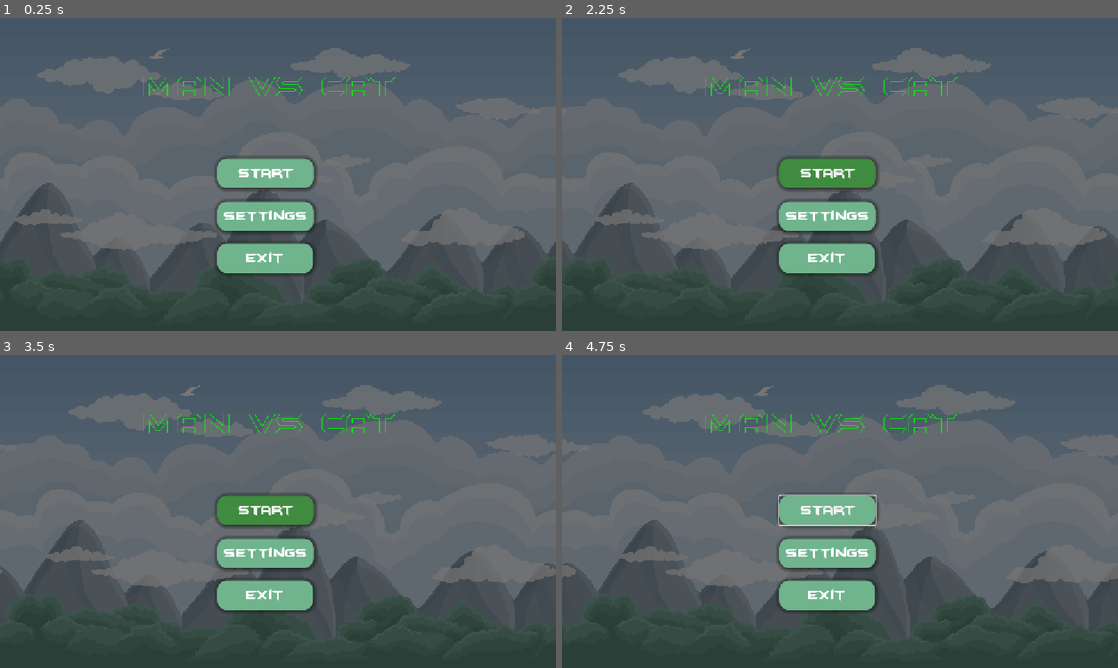
Above: before the commit, frames 1-4 (two rows, left to right).
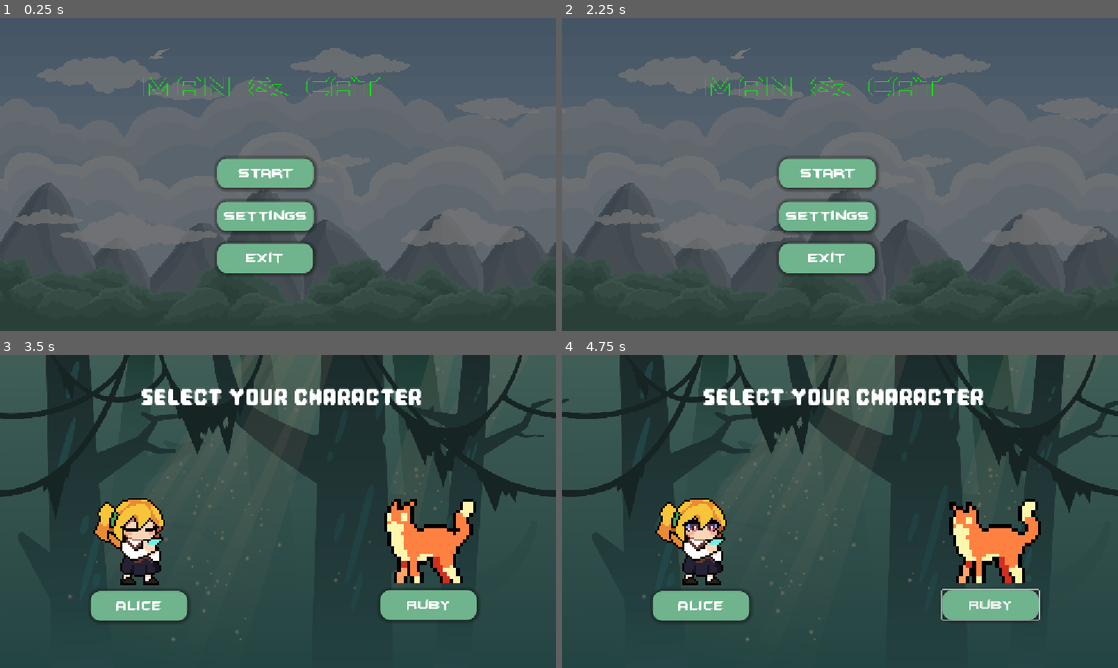
Above: after the commit, the same moments.

Repository: gunjit-gyawali/Man_-_Cat
Game: Godot game, scene res://scenes/main_menu.tscn
Two runs of this game, one before a commit and one after it. Both use one fixed random seed, a clock stepped at 60 frames per second and the inputs below.
Inputs (mouse positions are in pixels of both pictures, inside the frame that each line leads up to):
- Up to frame 1 (0.25 s): no input
- Up to frame 2 (2.25 s): click "Settings" at 0.5 s; click "Start" at 1.25 s; click "Start" at 2 s
- Up to frame 3 (3.5 s): click "Start" (after the commit: "Alice") at 2.75 s
- Up to frame 4 (4.75 s): click (990, 605) at 3.5 s, where only the run after the commit has a clickable "Ruby"; tap Enter at 4.25 s; move the mouse to (962, 495) at 4.27 s; hold Right from 4.28 s (still down); tap Alt at 4.35 s; click (962, 495) at 4.42 s

The runs differ from the first frame. In frame 1, 0.3% of the frame differs, in the area x 44-72%, y 18-25%; in frame 2, 1.8%; in frame 3, 72%; in frame 4, 73%, in the area x 0-100%, y 0-93%.

Commit message:
Character Selection

Diff:
--- a/project.godot
+++ b/project.godot
@@ -15,6 +15,10 @@
 config/features=PackedStringArray("4.7", "Forward Plus")
 config/icon="res://icon.svg"
 
+[autoload]
+
+Transtion="*uid://ch542eewdvjtc"
+
 [display]
 
 window/stretch/mode="canvas_items"
--- /dev/null
+++ b/scenes/character_body_2d.tscn
@@ -0,0 +1,57 @@
+[gd_scene format=3 uid="uid://cv4liyxksxwlp"]
+
+[ext_resource type="Texture2D" uid="uid://ckcgilh36ik1y" path="res://Assets/craftpix-net-610575-free-street-animal-pixel-art-asset-pack/3 Cat/Idle.png" id="1_lj8jo"]
+
+[sub_resource type="AtlasTexture" id="AtlasTexture_g2brh"]
+atlas = ExtResource("1_lj8jo")
+region = Rect2(0, 0, 48, 48)
+
+[sub_resource type="AtlasTexture" id="AtlasTexture_dn4c7"]
+atlas = ExtResource("1_lj8jo")
+region = Rect2(48, 0, 48, 48)
+
+[sub_resource type="AtlasTexture" id="AtlasTexture_4vejd"]
+atlas = ExtResource("1_lj8jo")
+region = Rect2(96, 0, 48, 48)
+
+[sub_resource type="AtlasTexture" id="AtlasTexture_ws0vm"]
+atlas = ExtResource("1_lj8jo")
+region = Rect2(144, 0, 48, 48)
+
+[sub_resource type="SpriteFrames" id="SpriteFrames_yw88p"]
+animations = [{
+"frames": [{
+"duration": 1.0,
+"texture": SubResource("AtlasTexture_g2brh")
+}, {
+"duration": 1.0,
+"texture": SubResource("AtlasTexture_dn4c7")
+}, {
+"duration": 1.0,
+"texture": SubResource("AtlasTexture_4vejd")
+}, {
+"duration": 1.0,
+"texture": SubResource("AtlasTexture_ws0vm")
+}],
+"loop": 1,
+"name": &"Cat_idle",
+"speed": 5.0
+}]
+
+[sub_resource type="CircleShape2D" id="CircleShape2D_a6whi"]
+radius = 88.814415
+
+[node name="Cat" type="CharacterBody2D" unique_id=73532615]
+
+[node name="AnimatedSprite2D" type="AnimatedSprite2D" parent="." unique_id=2004780765]
+position = Vector2(138.99998, 158)
+scale = Vector2(6.7916665, 7.5833325)
+sprite_frames = SubResource("SpriteFrames_yw88p")
+animation = &"Cat_idle"
+autoplay = "Cat_idle"
+frame_progress = 0.7623671
+flip_h = true
+
+[node name="CollisionShape2D" type="CollisionShape2D" parent="." unique_id=992242172]
+position = Vector2(165, 260)
+shape = SubResource("CircleShape2D_a6whi")
--- /dev/null
+++ b/scenes/character_selection.tscn
@@ -0,0 +1,136 @@
+[gd_scene format=3 uid="uid://btk852xihgx0p"]
+
+[ext_resource type="Script" uid="uid://bjgkp8pgie1jg" path="res://scripts/character-selection-background.gd" id="1_l56u2"]
+[ext_resource type="Texture2D" uid="uid://6ibrv1qg8338" path="res://Assets/craftpix-891911-jungle-platformer-2d-game-tileset/PNG/Background/Cartoon Jungle Game Tileset_Background - Layer 00.png" id="1_o5bvq"]
+[ext_resource type="Texture2D" uid="uid://c2e2ewdtx4w38" path="res://Assets/craftpix-891911-jungle-platformer-2d-game-tileset/PNG/Background/Cartoon Jungle Game Tileset_Background - Layer 01.png" id="2_l56u2"]
+[ext_resource type="FontFile" uid="uid://do3mcljd43b8e" path="res://Assets/fonts/Pixel Game.otf" id="4_cqj7k"]
+[ext_resource type="PackedScene" uid="uid://cv4liyxksxwlp" path="res://scenes/character_body_2d.tscn" id="5_7xed0"]
+[ext_resource type="PackedScene" uid="uid://ra1ovd8ee0rp" path="res://scenes/girl.tscn" id="6_wh1ae"]
+[ext_resource type="FontFile" uid="uid://b05u5gj7r1w1b" path="res://Assets/Main Menu/batmfa__.ttf" id="7_iixut"]
+
+[sub_resource type="StyleBoxTexture" id="StyleBoxTexture_yw88p"]
+texture = ExtResource("1_o5bvq")
+
+[sub_resource type="StyleBoxTexture" id="StyleBoxTexture_o5bvq"]
+texture = ExtResource("2_l56u2")
+
+[sub_resource type="LabelSettings" id="LabelSettings_o5bvq"]
+font = ExtResource("4_cqj7k")
+font_size = 68
+
+[sub_resource type="StyleBoxFlat" id="StyleBoxFlat_v724p"]
+bg_color = Color(0.43601397, 0.7051334, 0.55351, 1)
+corner_radius_top_left = 20
+corner_radius_top_right = 20
+corner_radius_bottom_right = 20
+corner_radius_bottom_left = 20
+shadow_color = Color(0.09239707, 0.09239706, 0.09239706, 0.6)
+shadow_size = 9
+shadow_offset = Vector2(1, 1)
+
+[sub_resource type="StyleBoxFlat" id="StyleBoxFlat_7rsvw"]
+bg_color = Color(0.0245942, 0.41653258, 0.024844708, 1)
+corner_radius_top_left = 20
+corner_radius_top_right = 20
+corner_radius_bottom_right = 20
+corner_radius_bottom_left = 20
+shadow_color = Color(0.09239707, 0.09239706, 0.09239706, 0.6)
+shadow_size = 9
+shadow_offset = Vector2(1, 1)
+
+[sub_resource type="StyleBoxFlat" id="StyleBoxFlat_y8tcv"]
+bg_color = Color(0.2470831, 0.5448225, 0.24583673, 1)
+corner_radius_top_left = 20
+corner_radius_top_right = 20
+corner_radius_bottom_right = 20
+corner_radius_bottom_left = 20
+shadow_color = Color(0.09239707, 0.09239706, 0.09239706, 0.6)
+shadow_size = 9
+shadow_offset = Vector2(1, 1)
+
+[node name="Character-Selection" type="Node2D" unique_id=1346005313]
+position = Vector2(-1, 0)
+
+[node name="Background" type="Sprite2D" parent="." unique_id=440023007]
+script = ExtResource("1_l56u2")
+
+[node name="Panel" type="Panel" parent="Background" unique_id=1403307796]
+offset_left = -1.0
+offset_top = -1.0
+offset_right = 1154.0
+offset_bottom = 650.0
+theme_override_styles/panel = SubResource("StyleBoxTexture_yw88p")
+
+[node name="Panel3" type="Panel" parent="Background" unique_id=2005973065]
+offset_left = -1.0
+offset_top = -1.0
+offset_right = 1154.0
+offset_bottom = 650.0
+theme_override_styles/panel = SubResource("StyleBoxTexture_o5bvq")
+
+[node name="Panel5" type="Panel" parent="Background" unique_id=714027387]
+offset_left = -1156.0
+offset_right = -1.0
+offset_bottom = 651.0
+theme_override_styles/panel = SubResource("StyleBoxTexture_yw88p")
+
+[node name="Panel4" type="Panel" parent="Background" unique_id=712716088]
+offset_left = -1156.0
+offset_top = -1.0
+offset_right = -1.0
+offset_bottom = 650.0
+theme_override_styles/panel = SubResource("StyleBoxTexture_o5bvq")
+
+[node name="Panel2" type="Panel" parent="." unique_id=59348020]
+offset_left = -15.0
+offset_top = -5.0
+offset_right = 1159.0
+offset_bottom = 653.0
+
+[node name="Name" type="Label" parent="." unique_id=152800440]
+anchors_preset = 15
+anchor_right = 1.0
+anchor_bottom = 1.0
+offset_left = 292.0
+offset_top = 56.0
+offset_right = 876.0
+offset_bottom = 126.0
+grow_horizontal = 2
+grow_vertical = 2
+text = "Select Your Character"
+label_settings = SubResource("LabelSettings_o5bvq")
+
+[node name="Cat" parent="." unique_id=73532615 instance=ExtResource("5_7xed0")]
+position = Vector2(726, 132)
+
+[node name="Girl" parent="." unique_id=1211583693 instance=ExtResource("6_wh1ae")]
+position = Vector2(85, 17)
+
+[node name="Start" type="Button" parent="." unique_id=570551343]
+offset_left = 189.0
+offset_top = 489.0
+offset_right = 389.0
+offset_bottom = 550.0
+theme_override_colors/font_color = Color(1, 1, 1, 1)
+theme_override_fonts/font = ExtResource("7_iixut")
+theme_override_font_sizes/font_size = 28
+theme_override_styles/normal = SubResource("StyleBoxFlat_v724p")
+theme_override_styles/pressed = SubResource("StyleBoxFlat_7rsvw")
+theme_override_styles/hover = SubResource("StyleBoxFlat_y8tcv")
+text = "Alice"
+
+[node name="Start2" type="Button" parent="." unique_id=1547432721]
+offset_left = 789.0
+offset_top = 487.0
+offset_right = 989.0
+offset_bottom = 548.0
+theme_override_colors/font_color = Color(1, 1, 1, 1)
+theme_override_fonts/font = ExtResource("7_iixut")
+theme_override_font_sizes/font_size = 28
+theme_override_styles/normal = SubResource("StyleBoxFlat_v724p")
+theme_override_styles/pressed = SubResource("StyleBoxFlat_7rsvw")
+theme_override_styles/hover = SubResource("StyleBoxFlat_y8tcv")
+text = "Ruby"
+
+[connection signal="pressed" from="Start" to="Start" method="_on_pressed"]
+[connection signal="pressed" from="Start2" to="Start2" method="_on_pressed"]
--- /dev/null
+++ b/scenes/girl.tscn
@@ -0,0 +1,69 @@
+[gd_scene format=3 uid="uid://ra1ovd8ee0rp"]
+
+[ext_resource type="Texture2D" uid="uid://dwf86g8p2u8jj" path="res://Assets/craftpix-net-793515-free-tiny-schoolgirl-pixel-art-sprite-pack/Schoolgirl_1/Idle.png" id="1_jetl1"]
+
+[sub_resource type="AtlasTexture" id="AtlasTexture_eninh"]
+atlas = ExtResource("1_jetl1")
+region = Rect2(0, 0, 128, 128)
+
+[sub_resource type="AtlasTexture" id="AtlasTexture_3g50u"]
+atlas = ExtResource("1_jetl1")
+region = Rect2(128, 0, 128, 128)
+
+[sub_resource type="AtlasTexture" id="AtlasTexture_3h4fo"]
+atlas = ExtResource("1_jetl1")
+region = Rect2(256, 0, 128, 128)
+
+[sub_resource type="AtlasTexture" id="AtlasTexture_3c2jt"]
+atlas = ExtResource("1_jetl1")
+region = Rect2(384, 0, 128, 128)
+
+[sub_resource type="AtlasTexture" id="AtlasTexture_d4rsq"]
+atlas = ExtResource("1_jetl1")
+region = Rect2(512, 0, 128, 128)
+
+[sub_resource type="AtlasTexture" id="AtlasTexture_vlhqa"]
+atlas = ExtResource("1_jetl1")
+region = Rect2(640, 0, 128, 128)
+
+[sub_resource type="SpriteFrames" id="SpriteFrames_yw88p"]
+animations = [{
+"frames": [{
+"duration": 1.0,
+"texture": SubResource("AtlasTexture_eninh")
+}, {
+"duration": 1.0,
+"texture": SubResource("AtlasTexture_3g50u")
+}, {
+"duration": 1.0,
+"texture": SubResource("AtlasTexture_3h4fo")
+}, {
+"duration": 1.0,
+"texture": SubResource("AtlasTexture_3c2jt")
+}, {
+"duration": 1.0,
+"texture": SubResource("AtlasTexture_d4rsq")
+}, {
+"duration": 1.0,
+"texture": SubResource("AtlasTexture_vlhqa")
+}],
+"loop": 1,
+"name": &"default",
+"speed": 5.0
+}]
+
+[sub_resource type="CapsuleShape2D" id="CapsuleShape2D_yw88p"]
+radius = 54.0
+height = 178.0
+
+[node name="Girl" type="CharacterBody2D" unique_id=1211583693]
+
+[node name="AnimatedSprite2D" type="AnimatedSprite2D" parent="." unique_id=966056210]
+position = Vector2(211.49998, 197.39589)
+scale = Vector2(4.3046875, 4.084311)
+sprite_frames = SubResource("SpriteFrames_yw88p")
+autoplay = "default"
+
+[node name="CollisionShape2D" type="CollisionShape2D" parent="." unique_id=1409727483]
+position = Vector2(201, 370)
+shape = SubResource("CapsuleShape2D_yw88p")
--- a/scenes/main_menu.tscn
+++ b/scenes/main_menu.tscn
@@ -1,12 +1,10 @@
 [gd_scene format=3 uid="uid://cy7j6c1dytp7p"]
 
+[ext_resource type="Script" uid="uid://c3r5ej57mmo4d" path="res://scripts/main_menu.gd" id="1_8ln24"]
 [ext_resource type="Texture2D" uid="uid://cfe6ikbblbvuc" path="res://Assets/craftpix-781190-pixel-art-forest-platformer-tileset/Background/Bright/Background.png" id="1_l6cm7"]
 [ext_resource type="Script" uid="uid://qss24mslwnis" path="res://scripts/background.gd" id="2_ekxnf"]
 [ext_resource type="FontFile" uid="uid://b05u5gj7r1w1b" path="res://Assets/Main Menu/batmfa__.ttf" id="3_bqqt6"]
-[ext_resource type="Script" uid="uid://148jjpsgi6k6" path="res://scripts/start.gd" id="4_oa1go"]
 [ext_resource type="FontFile" uid="uid://dsmjydxifjkwv" path="res://Assets/Main Menu/batmfo__.ttf" id="4_wu84c"]
-[ext_resource type="Script" uid="uid://nua7l5t86csp" path="res://scripts/exit.gd" id="5_8ln24"]
-[ext_resource type="Script" uid="uid://dgees3us3s03k" path="res://scripts/settingss.gd" id="5_tbmy8"]
 
 [sub_resource type="StyleBoxFlat" id="StyleBoxFlat_ekxnf"]
 bg_color = Color(0.43601397, 0.7051334, 0.55351, 1)
@@ -44,6 +42,7 @@
 font_color = Color(0, 1, 0, 1)
 
 [node name="main_menu" type="Node2D" unique_id=1834276984]
+script = ExtResource("1_8ln24")
 
 [node name="Background2" type="Sprite2D" parent="." unique_id=2028999594]
 position = Vector2(576.125, 324.25)
@@ -75,7 +74,6 @@
 theme_override_styles/pressed = SubResource("StyleBoxFlat_bqqt6")
 theme_override_styles/hover = SubResource("StyleBoxFlat_wu84c")
 text = "Start"
-script = ExtResource("4_oa1go")
 
 [node name="Settingss" type="Button" parent="." unique_id=812822683]
 offset_left = 450.0
@@ -89,14 +87,13 @@
 theme_override_styles/pressed = SubResource("StyleBoxFlat_bqqt6")
 theme_override_styles/hover = SubResource("StyleBoxFlat_wu84c")
 text = "Settings"
-script = ExtResource("5_tbmy8")
 
-[node name="Label" type="Label" parent="." unique_id=1996368539]
+[node name="Name" type="Label" parent="." unique_id=1996368539]
 offset_left = 297.0
 offset_top = 107.0
 offset_right = 823.0
 offset_bottom = 176.0
-text = "Man Vs Cat"
+text = "Man & Cat"
 label_settings = SubResource("LabelSettings_yw88p")
 
 [node name="Exit" type="Button" parent="." unique_id=910468506]
@@ -111,12 +108,10 @@
 theme_override_styles/pressed = SubResource("StyleBoxFlat_bqqt6")
 theme_override_styles/hover = SubResource("StyleBoxFlat_wu84c")
 text = "Exit"
-script = ExtResource("5_8ln24")
 
-[node name="VBoxContainer" type="VBoxContainer" parent="." unique_id=432040120]
-offset_right = 40.0
-offset_bottom = 40.0
-
+[connection signal="pressed" from="Start" to="." method="_on_start_pressed"]
 [connection signal="pressed" from="Start" to="Start" method="_on_pressed"]
+[connection signal="pressed" from="Settingss" to="." method="_on_settingss_pressed"]
 [connection signal="pressed" from="Settingss" to="Settingss" method="_on_pressed"]
+[connection signal="pressed" from="Exit" to="." method="_on_exit_pressed"]
 [connection signal="pressed" from="Exit" to="Exit" method="_on_pressed"]
--- /dev/null
+++ b/scenes/man_1_st_world.tscn
@@ -0,0 +1,32 @@
+[gd_scene format=3 uid="uid://brcnchi4labk6"]
+
+[ext_resource type="Texture2D" uid="uid://dxetfma3t2ch7" path="res://Assets/craftpix-781190-pixel-art-forest-platformer-tileset/Tiles/Ground_grass_0000_tile.png" id="1_44ekr"]
+
+[sub_resource type="TileSetAtlasSource" id="TileSetAtlasSource_18xvw"]
+texture = ExtResource("1_44ekr")
+0:0/0 = 0
+1:0/0 = 0
+2:0/0 = 0
+3:0/0 = 0
+0:1/0 = 0
+1:1/0 = 0
+2:1/0 = 0
+3:1/0 = 0
+0:2/0 = 0
+1:2/0 = 0
+2:2/0 = 0
+3:2/0 = 0
+0:3/0 = 0
+1:3/0 = 0
+2:3/0 = 0
+3:3/0 = 0
+
+[sub_resource type="TileSet" id="TileSet_yw88p"]
+sources/0 = SubResource("TileSetAtlasSource_18xvw")
+
+[node name="Man-1st-World" type="Node2D" unique_id=1924848867]
+
+[node name="TileMap" type="TileMap" parent="." unique_id=1086425267]
+tile_set = SubResource("TileSet_yw88p")
+format = 2
+layer_0/tile_data = PackedInt32Array(262144, 65536, 1, 262145, 65536, 1, 262146, 65536, 1, 262147, 65536, 1, 262148, 65536, 1, 262149, 65536, 1, 262150, 65536, 1, 262151, 65536, 1, 262152, 65536, 1, 262153, 65536, 1, 262154, 65536, 1, 262155, 65536, 1, 262156, 65536, 1, 262157, 65536, 1, 262158, 65536, 1, 262159, 65536, 1, 262160, 65536, 1, 262161, 65536, 1, 262162, 65536, 1, 262163, 65536, 1, 327700, 65536, 1, 327701, 65536, 1, 327702, 65536, 1, 327703, 65536, 1, 327680, 131072, 2, 327681, 196608, 2, 327683, 196608, 2, 327685, 196608, 2, 327687, 196608, 2, 327689, 196608, 2, 327682, 131072, 2, 327684, 131072, 2, 327686, 131072, 2, 327688, 131072, 2)
--- /dev/null
+++ b/scenes/transtion.tscn
@@ -0,0 +1,69 @@
+[gd_scene format=3 uid="uid://ch542eewdvjtc"]
+
+[ext_resource type="Script" uid="uid://bs5utao2qe32f" path="res://scripts/transtion.gd" id="1_eloko"]
+
+[sub_resource type="Animation" id="Animation_dcts1"]
+resource_name = "Fade_to_black"
+tracks/0/type = "value"
+tracks/0/imported = false
+tracks/0/enabled = true
+tracks/0/path = NodePath("ColorRect:modulate")
+tracks/0/interp = 1
+tracks/0/loop_wrap = true
+tracks/0/keys = {
+"times": PackedFloat32Array(0),
+"transitions": PackedFloat32Array(1),
+"update": 0,
+"values": [Color(1, 1, 1, 0)]
+}
+
+[sub_resource type="Animation" id="Animation_eloko"]
+tracks/0/type = "value"
+tracks/0/imported = false
+tracks/0/enabled = true
+tracks/0/path = NodePath("ColorRect:modulate")
+tracks/0/interp = 1
+tracks/0/loop_wrap = true
+tracks/0/keys = {
+"times": PackedFloat32Array(0, 1),
+"transitions": PackedFloat32Array(1, 1),
+"update": 0,
+"values": [Color(1, 1, 1, 0), Color(1, 1, 1, 1)]
+}
+
+[sub_resource type="Animation" id="Animation_f3vjw"]
+resource_name = "fade_to_normal"
+tracks/0/type = "value"
+tracks/0/imported = false
+tracks/0/enabled = true
+tracks/0/path = NodePath("ColorRect:modulate")
+tracks/0/interp = 1
+tracks/0/loop_wrap = true
+tracks/0/keys = {
+"times": PackedFloat32Array(-0.36666667, 0.96666664),
+"transitions": PackedFloat32Array(1, 1),
+"update": 0,
+"values": [Color(1, 1, 1, 1), Color(1, 1, 1, 0)]
+}
+
+[sub_resource type="AnimationLibrary" id="AnimationLibrary_f3vjw"]
+_data = {
+&"Fade_to_black": SubResource("Animation_dcts1"),
+&"RESET": SubResource("Animation_eloko"),
+&"fade_to_normal": SubResource("Animation_f3vjw")
+}
+
+[node name="Transtion" type="CanvasLayer" unique_id=2136116075]
+script = ExtResource("1_eloko")
+
+[node name="ColorRect" type="ColorRect" parent="." unique_id=1659368134]
+modulate = Color(1, 1, 1, 0)
+anchors_preset = 15
+anchor_right = 1.0
+anchor_bottom = 1.0
+grow_horizontal = 2
+grow_vertical = 2
+color = Color(0, 0, 0, 1)
+
+[node name="AnimationPlayer" type="AnimationPlayer" parent="." unique_id=883147071]
+libraries/ = SubResource("AnimationLibrary_f3vjw")
--- /dev/null
+++ b/scripts/character-selection-background.gd
@@ -0,0 +1,21 @@
+extends Sprite2D
+
+@export var speed: float = 20.0
+@export var distance: float = 200.0
+
+var start_x: float
+var direction: float = 1.0
+
+func _ready():
+	start_x = position.x
+
+func _process(delta):
+	position.x += speed * direction * delta
+
+	if position.x >= start_x + distance:
+		position.x = start_x + distance
+		direction = -1.0
+
+	elif position.x <= start_x:
+		position.x = start_x
+		direction = 1.0
--- a/scripts/exit.gd
+++ /dev/null
@@ -1,15 +0,0 @@
-extends Button
-
-
-# Called when the node enters the scene tree for the first time.
-func _ready() -> void:
-	pass # Replace with function body.
-
-
-# Called every frame. 'delta' is the elapsed time since the previous frame.
-func _process(delta: float) -> void:
-	pass
-
-
-func _on_pressed() -> void:
-	get_tree().quit()
--- /dev/null
+++ b/scripts/main_menu.gd
@@ -0,0 +1,24 @@
+extends Node2D
+
+
+# Called when the node enters the scene tree for the first time.
+func _ready() -> void:
+	pass # Replace with function body.
+
+
+# Called every frame. 'delta' is the elapsed time since the previous frame.
+func _process(delta: float) -> void:
+	pass
+
+
+func _on_start_pressed() -> void:
+	Transtion.change_scene("res://scenes/character_selection.tscn")
+
+
+
+func _on_settingss_pressed() -> void:
+	pass # Replace with function body.
+
+
+func _on_exit_pressed() -> void:
+	get_tree().quit()
--- a/scripts/settingss.gd
+++ /dev/null
@@ -1,15 +0,0 @@
-extends Button
-
-
-# Called when the node enters the scene tree for the first time.
-func _ready() -> void:
-	pass # Replace with function body.
-
-
-# Called every frame. 'delta' is the elapsed time since the previous frame.
-func _process(delta: float) -> void:
-	pass
-
-
-func _on_pressed() -> void:
-	pass # Replace with function body.
--- a/scripts/start.gd
+++ /dev/null
@@ -1,15 +0,0 @@
-extends Button
-
-
-# Called when the node enters the scene tree for the first time.
-func _ready() -> void:
-	pass # Replace with function body.
-
-
-# Called every frame. 'delta' is the elapsed time since the previous frame.
-func _process(delta: float) -> void:
-	pass
-
-
-func _on_pressed() -> void:
-	pass # Replace with function body.
--- /dev/null
+++ b/scripts/transtion.gd
@@ -0,0 +1,30 @@
+extends CanvasLayer
+
+signal on_transition_finished
+
+@onready var color_rect = $ColorRect
+@onready var animation_player = $AnimationPlayer
+
+var next_scene: String = ""
+
+func _ready():
+	color_rect.visible = false
+	animation_player.animation_finished.connect(_on_animation_finished)
+
+
+func _on_animation_finished(anim_name):
+	if anim_name == "Fade_to_black":
+		if next_scene != "":
+			get_tree().change_scene_to_file(next_scene)
+			next_scene = ""
+
+		animation_player.play("fade_to_normal")
+
+	elif anim_name == "fade_to_normal":
+		color_rect.visible = false
+
+
+func change_scene(scene_path: String):
+	next_scene = scene_path
+	color_rect.visible = true
+	animation_player.play("Fade_to_black")
Binary file added: Assets/craftpix-891911-jungle-platformer-2d-game-tileset/PNG/Background/Cartoon Jungle Game Tileset_Background - Layer 00.png
Not shown, added: Assets/craftpix-891911-jungle-platformer-2d-game-tileset/PNG/Background/Cartoon Jungle Game Tileset_Background - Layer 00.png.import
Binary file added: Assets/craftpix-891911-jungle-platformer-2d-game-tileset/PNG/Background/Cartoon Jungle Game Tileset_Background - Layer 01.png
Not shown, added: Assets/craftpix-891911-jungle-platformer-2d-game-tileset/PNG/Background/Cartoon Jungle Game Tileset_Background - Layer 01.png.import
Binary file added: Assets/craftpix-891911-jungle-platformer-2d-game-tileset/PNG/Collectable Object/Cartoon Jungle Game Tileset_Collectable Object - Apple.png
Not shown, added: Assets/craftpix-891911-jungle-platformer-2d-game-tileset/PNG/Collectable Object/Cartoon Jungle Game Tileset_Collectable Object - Apple.png.import
Binary file added: Assets/craftpix-891911-jungle-platformer-2d-game-tileset/PNG/Collectable Object/Cartoon Jungle Game Tileset_Collectable Object - Banana.png
Not shown, added: Assets/craftpix-891911-jungle-platformer-2d-game-tileset/PNG/Collectable Object/Cartoon Jungle Game Tileset_Collectable Object - Banana.png.import
Binary file added: Assets/craftpix-891911-jungle-platformer-2d-game-tileset/PNG/Collectable Object/Cartoon Jungle Game Tileset_Collectable Object - Bubble.png
Not shown, added: Assets/craftpix-891911-jungle-platformer-2d-game-tileset/PNG/Collectable Object/Cartoon Jungle Game Tileset_Collectable Object - Bubble.png.import
Not shown, added: Assets/craftpix-891911-jungle-platformer-2d-game-tileset/PNG/Collectable Object/Cartoon Jungle Game Tileset_Collectable Object - Cherry.png.import
Not shown, added: Assets/craftpix-891911-jungle-platformer-2d-game-tileset/PNG/Collectable Object/Cartoon Jungle Game Tileset_Collectable Object - Coin 01.png.import
(and 367 more such lines)
